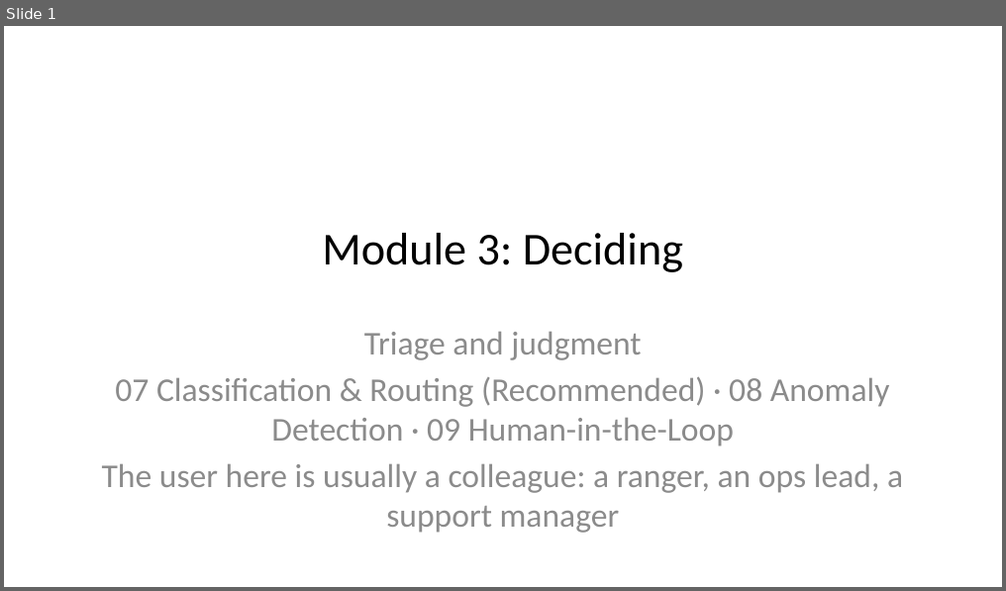
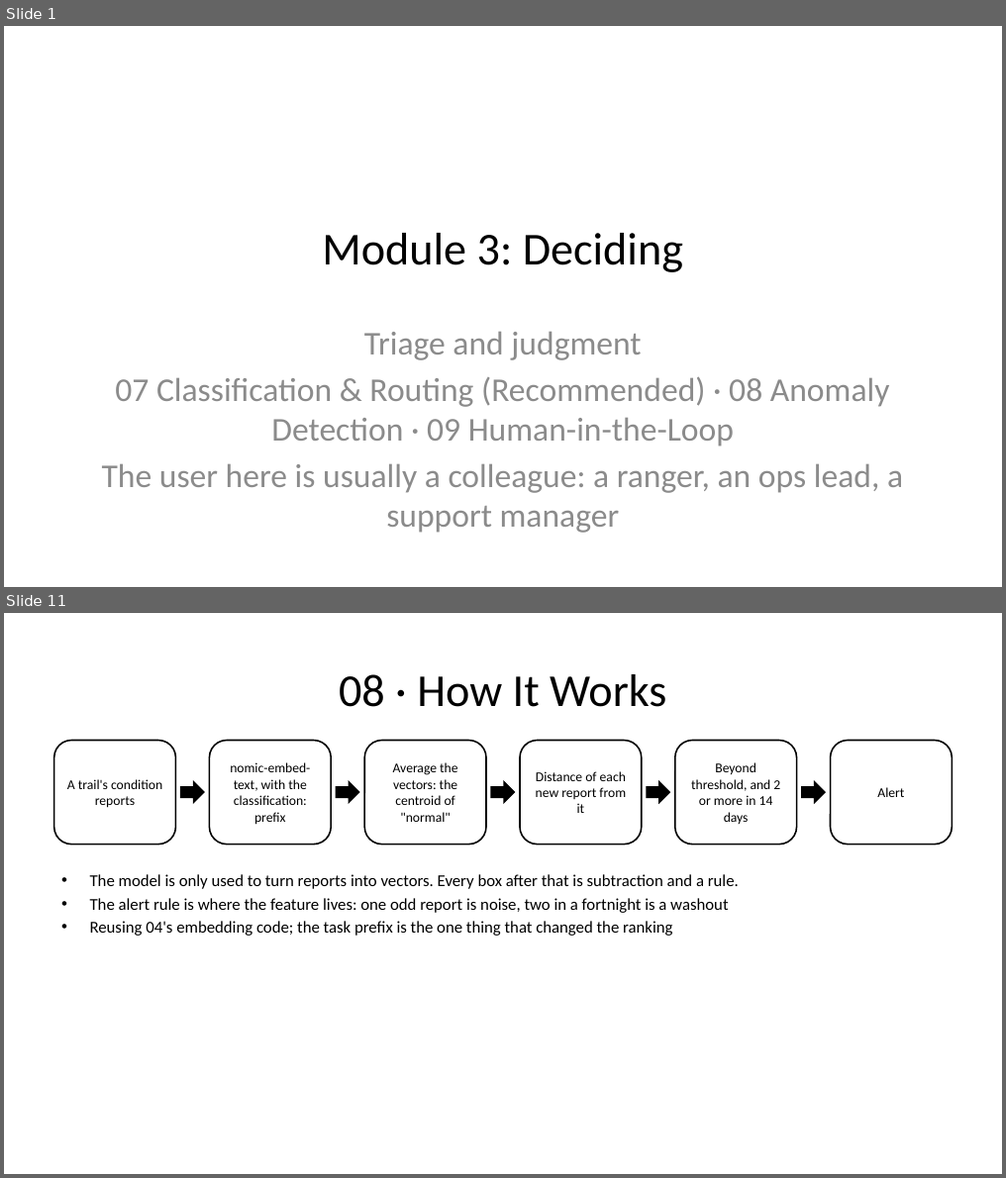
Before and after one commit to trailheadtechnology/10-ai-features-workshop, a slide deck: docs/slides/pptx/M3-deciding.pptx. Shown one above the other, each under a label of ours: slide 1 before the commit, slides 1 and 11 after it; the slides between them are not shown. The pictures are 1006x591 and 1006x1178 pixels, drawn with LibreOffice and Linux fonts; fonts in the diff are those of the drawing. Boxes give left, top, right and bottom in pixels: in the first picture for what was removed or moved away, otherwise in the second. Text is boxed around its words. In the diff, an @@ line names an element or a change of style, - is before the commit and + after.

```diff
--- a/docs/slides/pptx/M3-deciding.pptx
+++ b/docs/slides/pptx/M3-deciding.pptx
@@ slide 11 added at (4, 613, 1002, 1174), background #FFFFFF @@
@@ title added at (339, 674, 666, 707), 44 pt, text #000000 @@
+08 · How It Works
@@ rounded rectangle added at (54, 741, 175, 845), outline #000000 1.5 pt, 13 pt, text #000000 @@
+A trail's condition reports
@@ rounded rectangle added at (209, 741, 331, 845), outline #000000 1.5 pt, 13 pt, text #000000 @@
+nomic-embed-text, with the classification: prefix
@@ rounded rectangle added at (364, 741, 486, 845), outline #000000 1.5 pt, 13 pt, text #000000 @@
+Average the vectors: the centroid of "normal"
@@ rounded rectangle added at (520, 741, 642, 845), outline #000000 1.5 pt, 13 pt, text #000000 @@
+Distance of each new report from it
@@ rounded rectangle added at (675, 741, 797, 845), outline #000000 1.5 pt, 13 pt, text #000000 @@
+Beyond threshold, and 2 or more in 14 days
@@ rounded rectangle added at (831, 741, 951, 845), outline #000000 1.5 pt, 13 pt, text #000000 @@
+Alert
@@ right arrow added at (180, 780, 205, 804), fill #000000 @@
@@ right arrow added at (336, 780, 360, 804), fill #000000 @@
@@ right arrow added at (491, 780, 515, 804), fill #000000 @@
@@ right arrow added at (647, 780, 671, 804), fill #000000 @@
@@ right arrow added at (801, 780, 826, 804), fill #000000 @@
@@ text added at (90, 874, 739, 936), 16 pt, text #000000 @@
+• The model is only used to turn reports into vectors. Every box after that is subtraction and a rule.
+• The alert rule is where the feature lives: one odd report is noise, two in a fortnight is a washout
+• Reusing 04's embedding code; the task prefix is the one thing that changed the ranking
```
Also in this commit, not shown: 16 slides changed, 3 other slides added, 12 other files.
